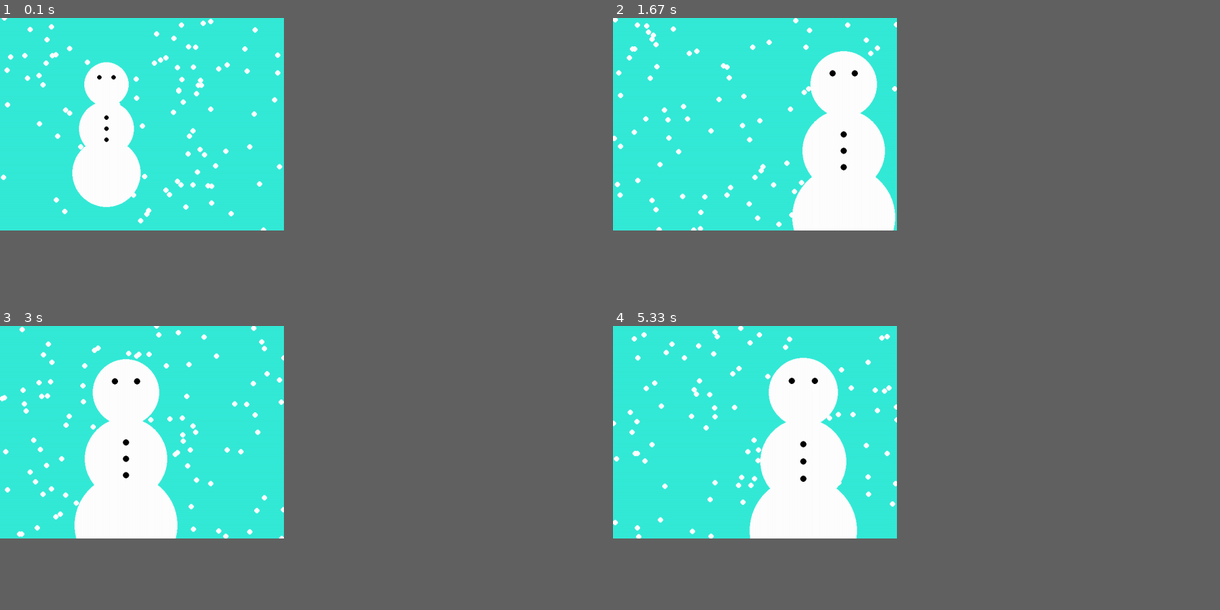
Above: before the commit, frames 1-4 (two rows, left to right).
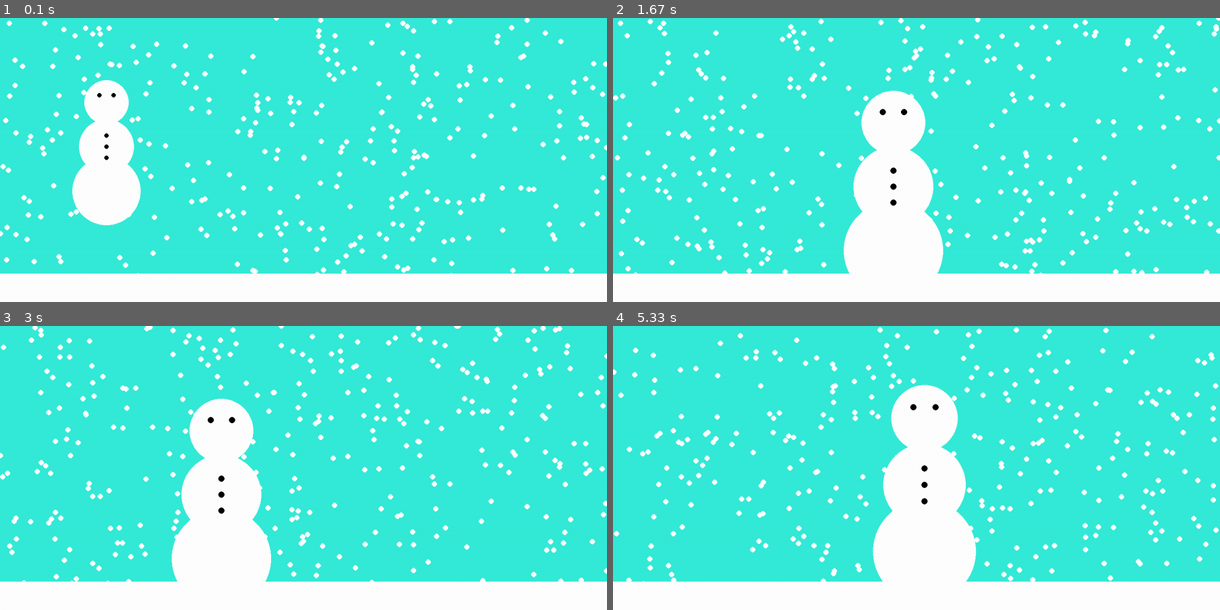
Above: after the commit, the same moments.

Repository: bly852/ICS3U1
Game: pygame game, started from (19.11.04) PyGame Intro/snowman_function.py
Same seed, same stepped clock (60 frames per second), same inputs: the game is played once before the commit and once after it.
Inputs:
- Up to frame 1 (0.1 s): no input
- Up to frame 2 (1.67 s): hold = 0.33-0.8 s; hold Right 0.33-0.8 s; hold Right 0.83-1.3 s; tap - at 0.98 s; hold W 1.33-1.63 s
- Up to frame 3 (3 s): hold Right 1.67-2.13 s; tap = at 1.82 s; hold A 2.17-2.7 s; tap - at 2.32 s; hold Left from 2.73 s (still down)
- Up to frame 4 (5.33 s): release Left at 3.13 s; hold W 3.17-3.53 s; tap = at 3.32, 4.88 s; hold Right 3.57-4.2 s; tap - at 3.72 s; hold A 4.23-4.7 s; hold Right 4.73-5.2 s; hold W from 5.23 s (still down)
The window is 421x315 before the commit and 900x421 after it. Grey fills any space a smaller window leaves; there, only what the larger window draws over its background counts as a difference.

The runs differ from the first frame. In frame 1, 17% of the frame differs, in the area x 0-100%, y 0-100%; in frame 2, 26%; in frame 3, 30%; in frame 4, 31%.

Commit message:
Update snowman_function.py
Added Gravity and Jumping

Diff:
--- a/(19.11.04) PyGame Intro/snowman_function.py
+++ b/(19.11.04) PyGame Intro/snowman_function.py
@@ -2,8 +2,8 @@
 from pygame.locals import *
 
 #Window Dimensions
-w = 640
-h = 480
+w = 1368
+h = 640
 
 x = 240
 y = 150
@@ -11,11 +11,12 @@
 
 x_dir = 0
 y_dir = 0
-
 rPlus = 0
 
+floorY = h//10
+
 flakes = []
-for i in range (100):
+for i in range ((w*h)//2500):
     flakes.append([random.randint(1,w), random.randint(1,h), random.randint(1,5)])
 
 pygame.init()
@@ -63,7 +64,10 @@
             flakes[i][1] = 0
             flakes[i][0] = random.randint(1,w)
 
-    #Exiting Window
+    #Floor
+    pygame.draw.rect(screen, white, ((0, h-floorY), (w, h)), 0)
+
+    #Key Detection
     for event in pygame.event.get():
         if event.type == QUIT:
             pygame.quit()
@@ -79,9 +83,12 @@
                 rPlus = -1
             #Movement
             if event.key == K_LEFT or event.key == K_a:
-                x_dir = -5
+                x_dir = -7
             if event.key == K_RIGHT or event.key == K_d:
-                x_dir = 5
+                x_dir = 7
+            if event.key == K_UP or event.key == K_w:
+                if SmFoot >= h-floorY:
+                    y -= 50
         if event.type == KEYUP:
             if event.key == K_LEFT or event.key == K_RIGHT or event.key == K_a or event.key == K_d:
                 x_dir = 0
@@ -89,8 +96,11 @@
             if event.key == K_EQUALS or event.key == K_MINUS:
                 rPlus = 0
 
+    #Snowman Radiuses
     r2 = int(r*1.25)
     r3 = int(r2*1.25)
+    SmHeight = r*2 + r2*2 + r3*2
+    SmFoot = (SmHeight-(r2+r3)) + y
 
     #Edge Detection
     if x < 0 + r3:
@@ -99,13 +109,26 @@
     elif x > w-r3:
         x_dir = 0
         x -= 1
-    if r == 0:
+
+    #Snowman Radius Error Prevention
+    if r == 10:
         r += 1
+    if SmHeight >= h-floorY:
+        r -= 1
+
+
+    if SmFoot <= h-floorY:
+        gravity = 8
+    elif SmFoot >= h-floorY:
+        gravity = 0
+    if SmFoot > h-floorY+10:
+        gravity = -16
 
     drawSm(x,y,r)
 
     r += rPlus
     x += x_dir
+    y += gravity
 
     pygame.display.update()
     fpsClock.tick(60)
